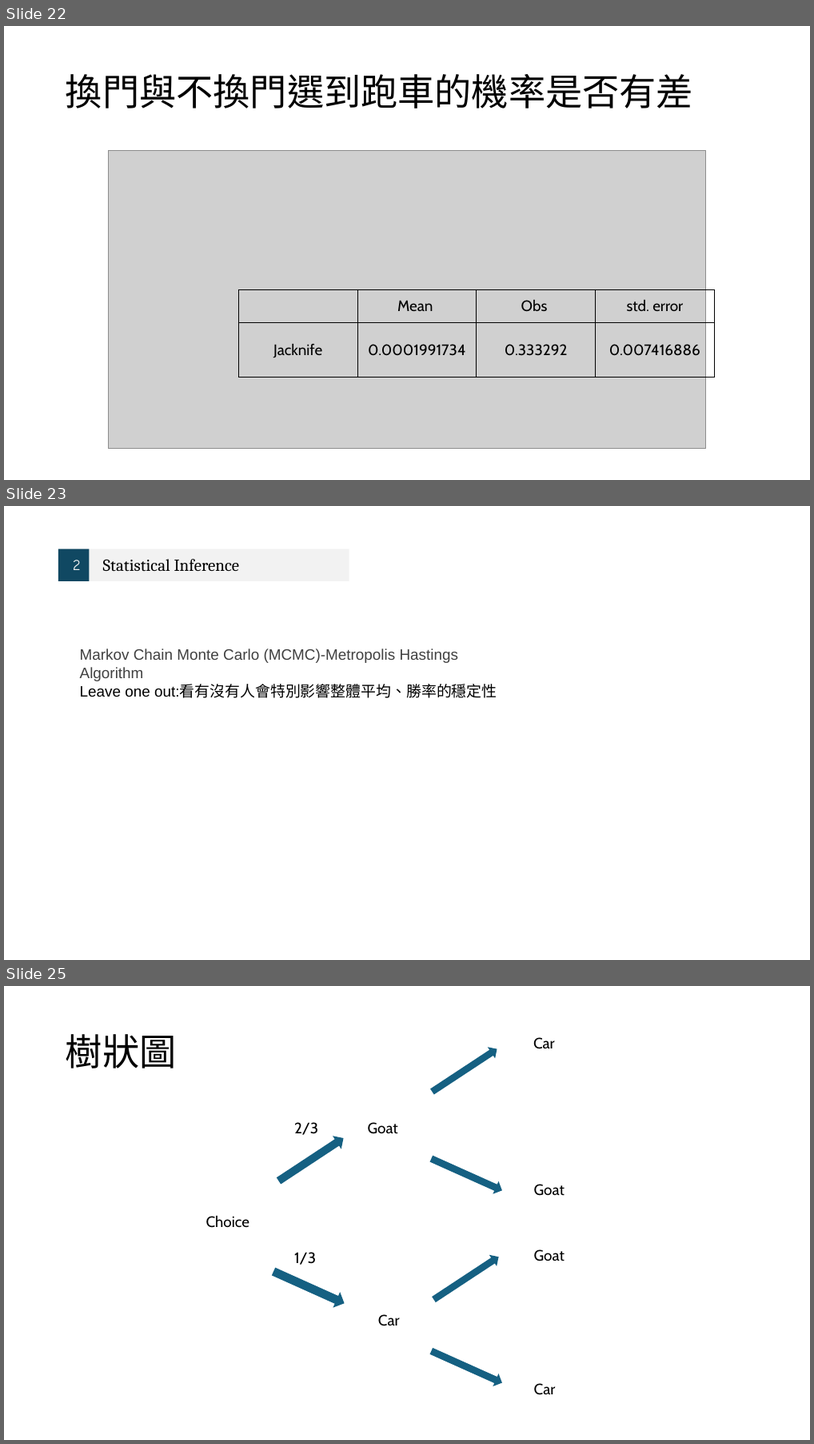
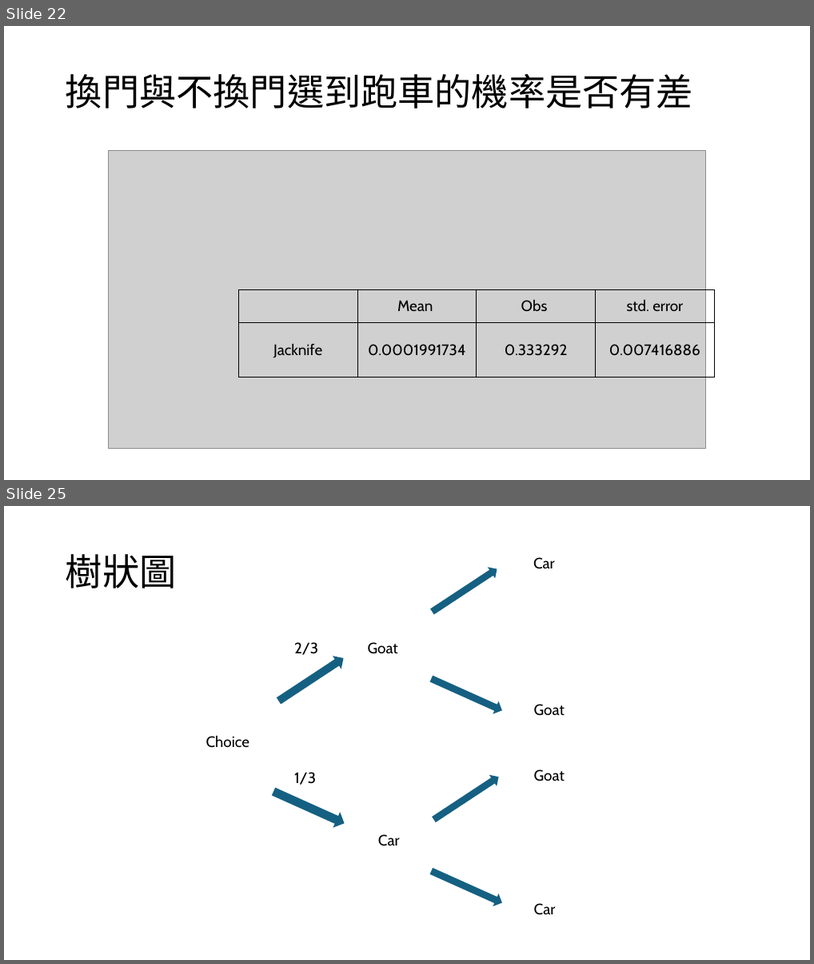
Before and after one commit to Sheena0210/monty-hall-simulation, a slide deck: 統計計算.pptx. Shown one above the other, each under a label of ours: slides 22, 23 and 25 before the commit, slides 22 and 25 after it; the slides between them are not shown. The pictures are 814x1444 and 814x964 pixels, drawn with LibreOffice and Linux fonts; fonts in the diff are those of the drawing; grey boxes stand for pictures. Boxes give left, top, right and bottom in pixels: in the first picture for what was removed or moved away, otherwise in the second. Text is boxed around its words. In the diff, an @@ line names an element or a change of style, - is before the commit and + after.

```diff
--- a/統計計算.pptx
+++ b/統計計算.pptx
@@ slide 23 removed at [4, 506, 810, 960], background #FFFFFF @@
@@ group removed at [58, 549, 350, 581]: 2 rectangles, 2 texts @@
-2
-Statistical Inference
@@ text removed at [80, 648, 498, 698] @@
-Markov Chain Monte Carlo (MCMC)-Metropolis Hastings Algorithm
-Leave one out:看有沒有人會特別影響整體平均、勝率的穩定性
```
Also in this commit, not shown: 2 slides added, 1 other slide removed.
